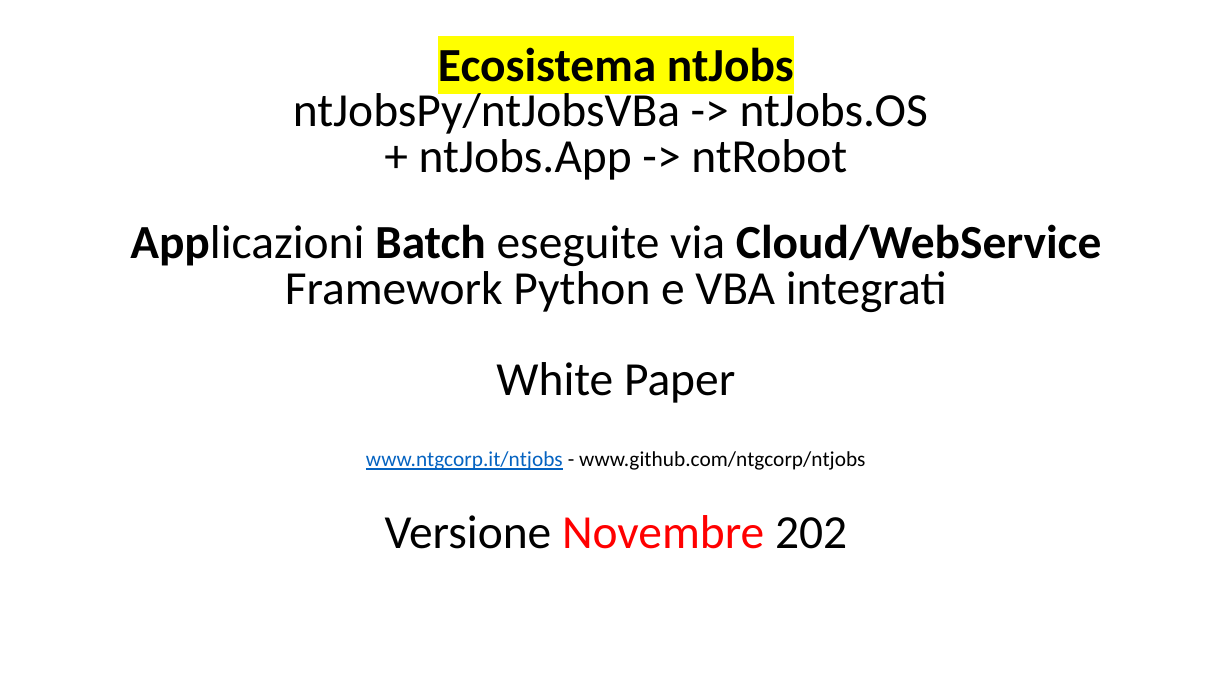
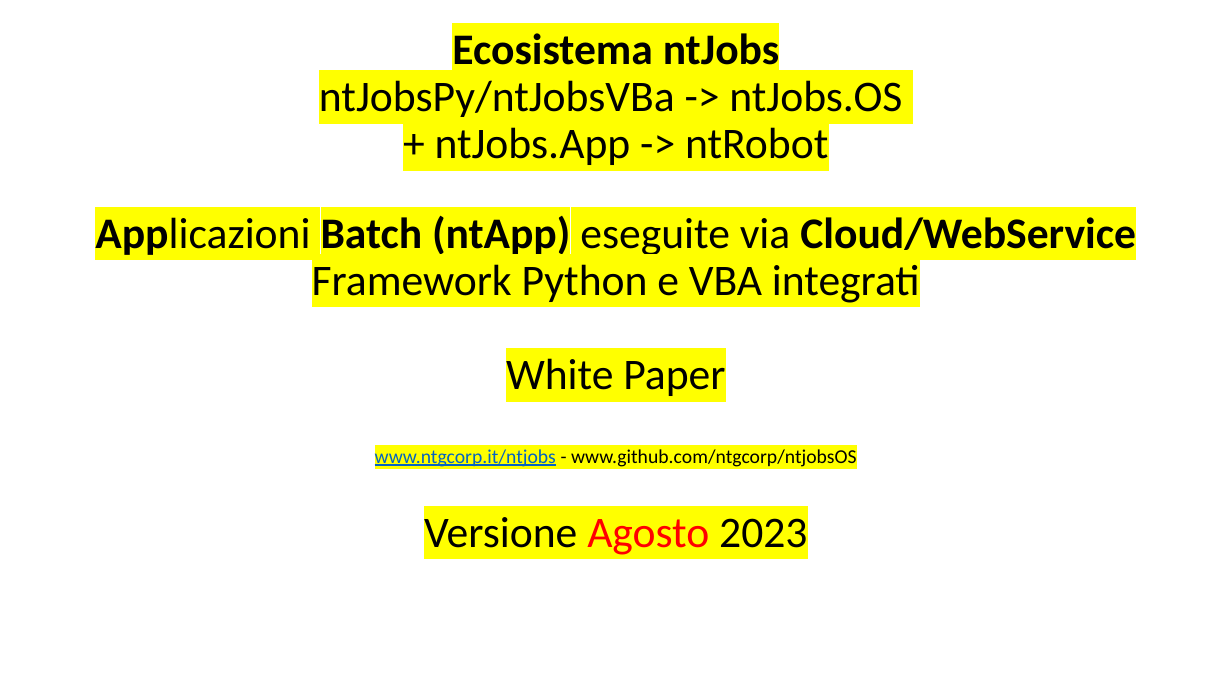
Before and after one commit to ntgcorp/ntJobsOS, a slide deck: slide 1 of ntjobs_white_paper_it.pptx. Drawn at 1232x693 pixels with LibreOffice and Linux fonts; fonts in the diff are those of the drawing. Boxes give left, top, right and bottom in pixels: in the first picture for what was removed or moved away, otherwise in the second. Text is boxed around its words. In the diff, an @@ line names an element or a change of style, - is before the commit and + after.

```diff
--- a/ntjobs_white_paper_it.pptx
+++ b/ntjobs_white_paper_it.pptx
@@ text at bbox=[312, 33, 920, 396]: size 37 to 34 pt in "Ecosistema ntJobs ntJobsPy/ntJobsVBa -> ntJobs.OS + ntJobs.A ...", "Framework Python e VBA integrati", "White Paper"; highlight none to #FFFF00 in "ntJobsPy/ntJobsVBa -> ntJobs.OS + ntJobs.App -> ntRobot", "Framework Python e VBA integrati", "White Paper"; line spacing 0.8 to 0.9 @@
@@ text at bbox=[95, 216, 1136, 255]: text changed; size 37 to 34 pt @@
-Applicazioni Batch eseguite via Cloud/WebService
+Applicazioni Batch (ntApp) eseguite via Cloud/WebService
@@ text at bbox=[375, 449, 857, 555]: text changed; size 16.6 to 15.3 pt @@
-www.ntgcorp.it/ntjobs - www.github.com/ntgcorp/ntjobs
-Versione Novembre 202
+www.ntgcorp.it/ntjobs - www.github.com/ntgcorp/ntjobsOS
+Versione Agosto 2023
```
Also in this commit, not shown: 15 other slides changed, 5 slides added, 11 other files.
